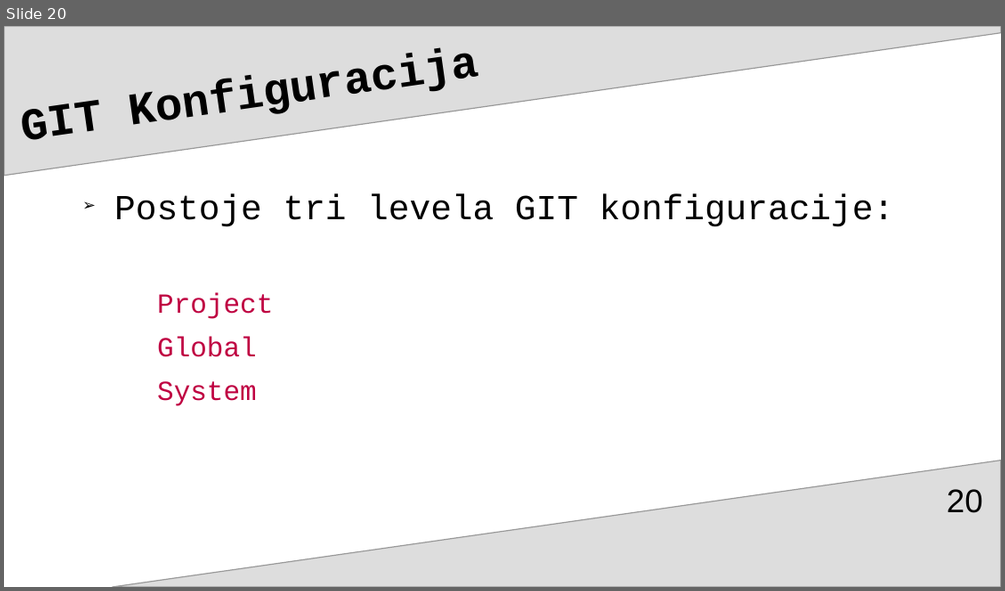
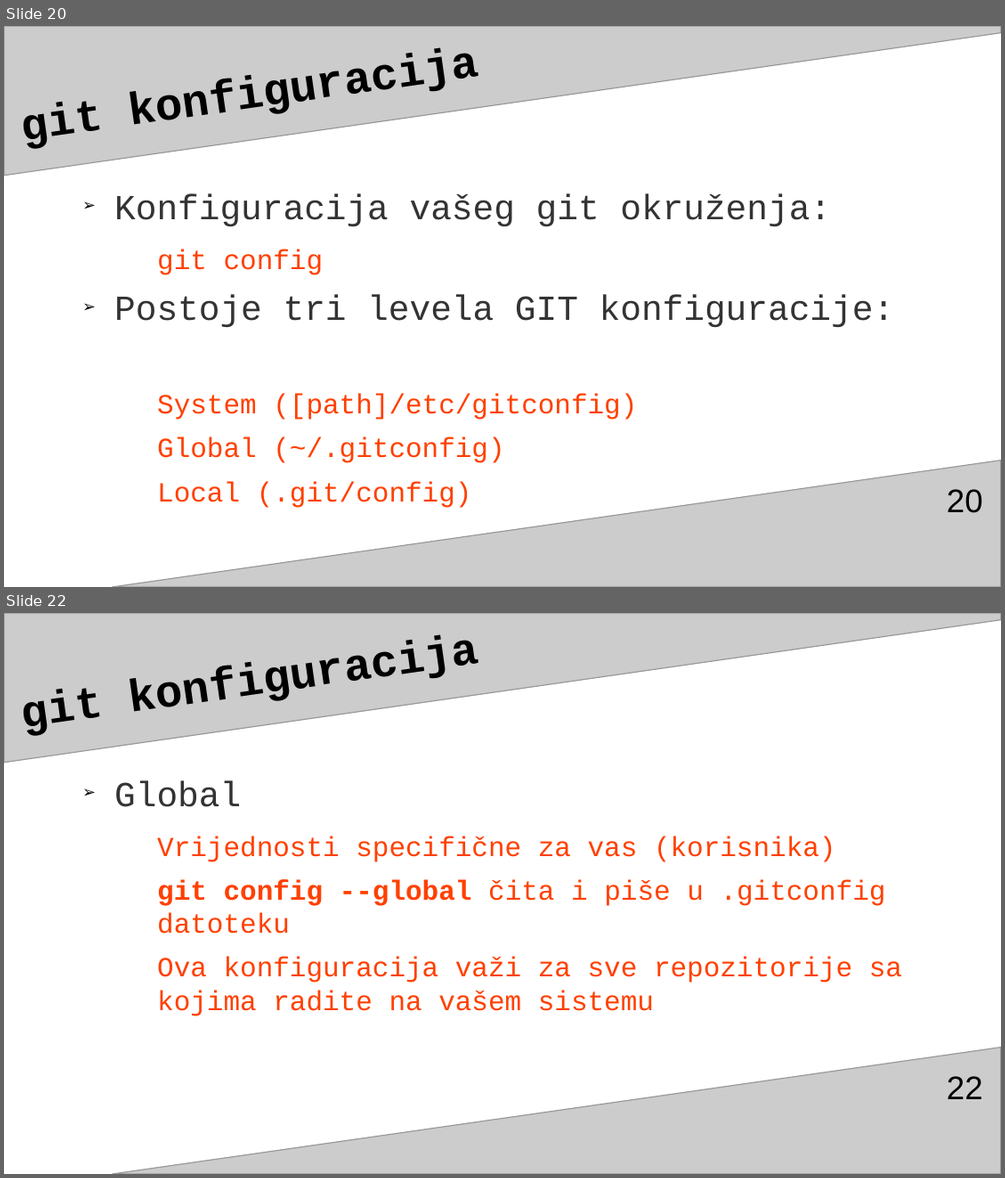
Before and after one commit to adnannukic/prezentacija-za-TSI, a slide deck: gitGitHubAdnanNukićPrez3.odp. Shown one above the other, each under a label of ours: slide 20 before the commit, slides 20 and 22 after it; the slides between them are not shown. The pictures are 1005x591 and 1005x1178 pixels, drawn with LibreOffice and Linux fonts; fonts in the diff are those of the drawing. Boxes give left, top, right and bottom in pixels: in the first picture for what was removed or moved away, otherwise in the second. Text is boxed around its words. In the diff, an @@ line names an element or a change of style, - is before the commit and + after.

```diff
--- a/gitGitHubAdnanNukićPrez3.odp
+++ b/gitGitHubAdnanNukićPrez3.odp
@@ slide 22 added at [4,613,1001,1174], background #FFFFFF; not listed: 2 template elements that a slide beside it also shows @@
@@ title added at [15,613,909,755], 36 pt, text #000000, bold @@
+git konfiguracija
@@ text added at [114,780,902,1016], 22 pt, text #FF4000 @@
+➢ Global
+  Vrijednosti specifične za vas (korisnika)
+  git config --global čita i piše u .gitconfig datoteku
+  Ova konfiguracija važi za sve repozitorije sa kojima radite na vašem sistemu
@@ page number added at [947,1076,983,1099], 26 pt, text #000000 @@
+22
@@ slide 20 changed as well @@
@@ freeform shape at [4,26,1001,176]: fill #DDDDDD to #CCCCCC @@
@@ title at [15,26,909,168]: text changed @@
-GIT Konfiguracija
+git konfiguracija
@@ text at [114,193,831,275]: paragraphs added @@
+➢ Konfiguracija vašeg git okruženja:
+  git config
@@ text at [114,295,894,327]: text colour #000000 to #333333 in "Postoje tri levela GIT konfiguracije:" @@
@@ text at [157,394,637,507]: text changed; text colour #BF0041 to #FF4000 @@
-  Project
-  Global
-  System
+  System ([path]/etc/gitconfig)
+  Global (~/.gitconfig)
+  Local (.git/config)
@@ freeform shape at [113,460,1001,587]: fill #DDDDDD to #CCCCCC @@
```
Also in this commit, not shown: 110 other slides changed, 8 other slides added, 1 slide removed.
